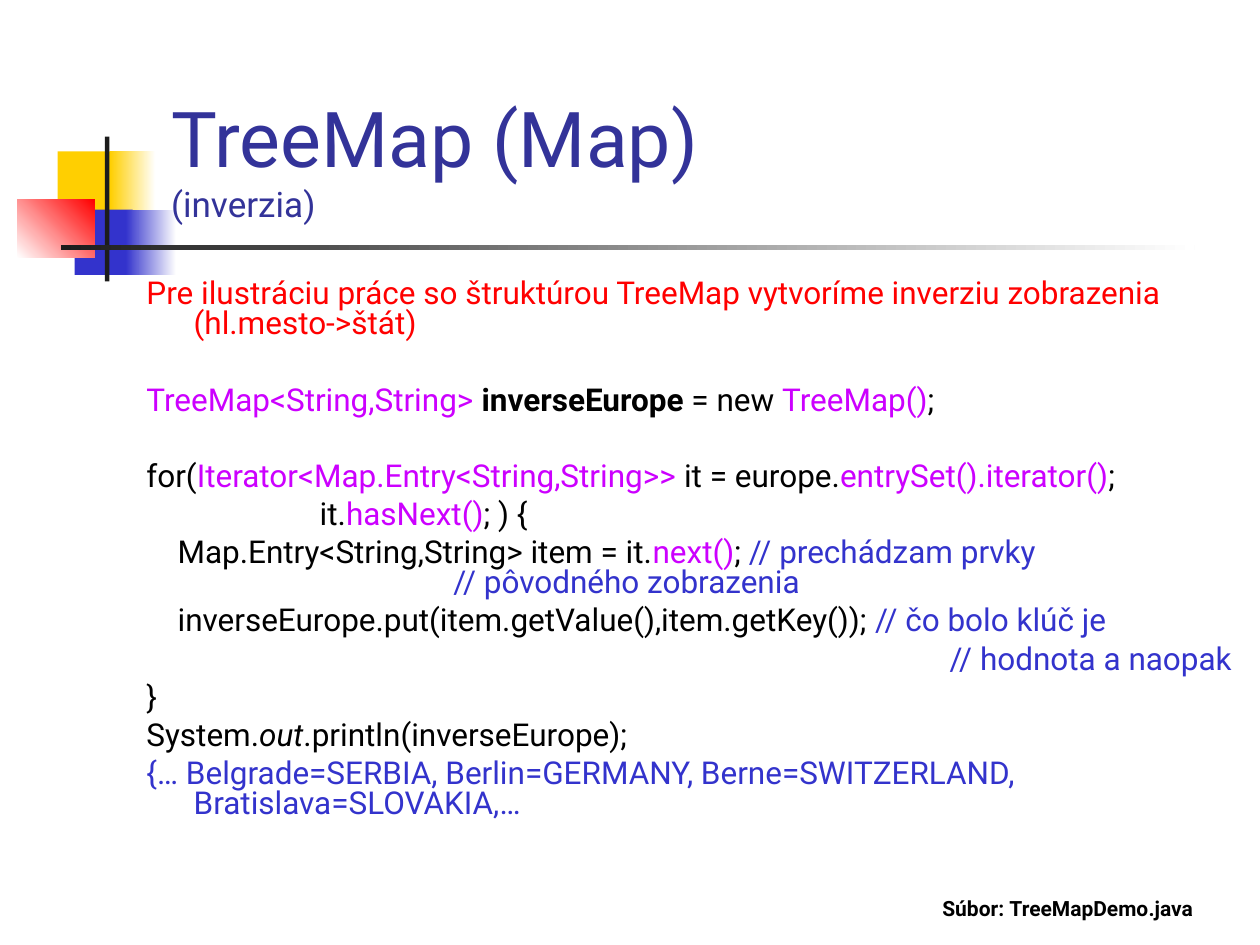
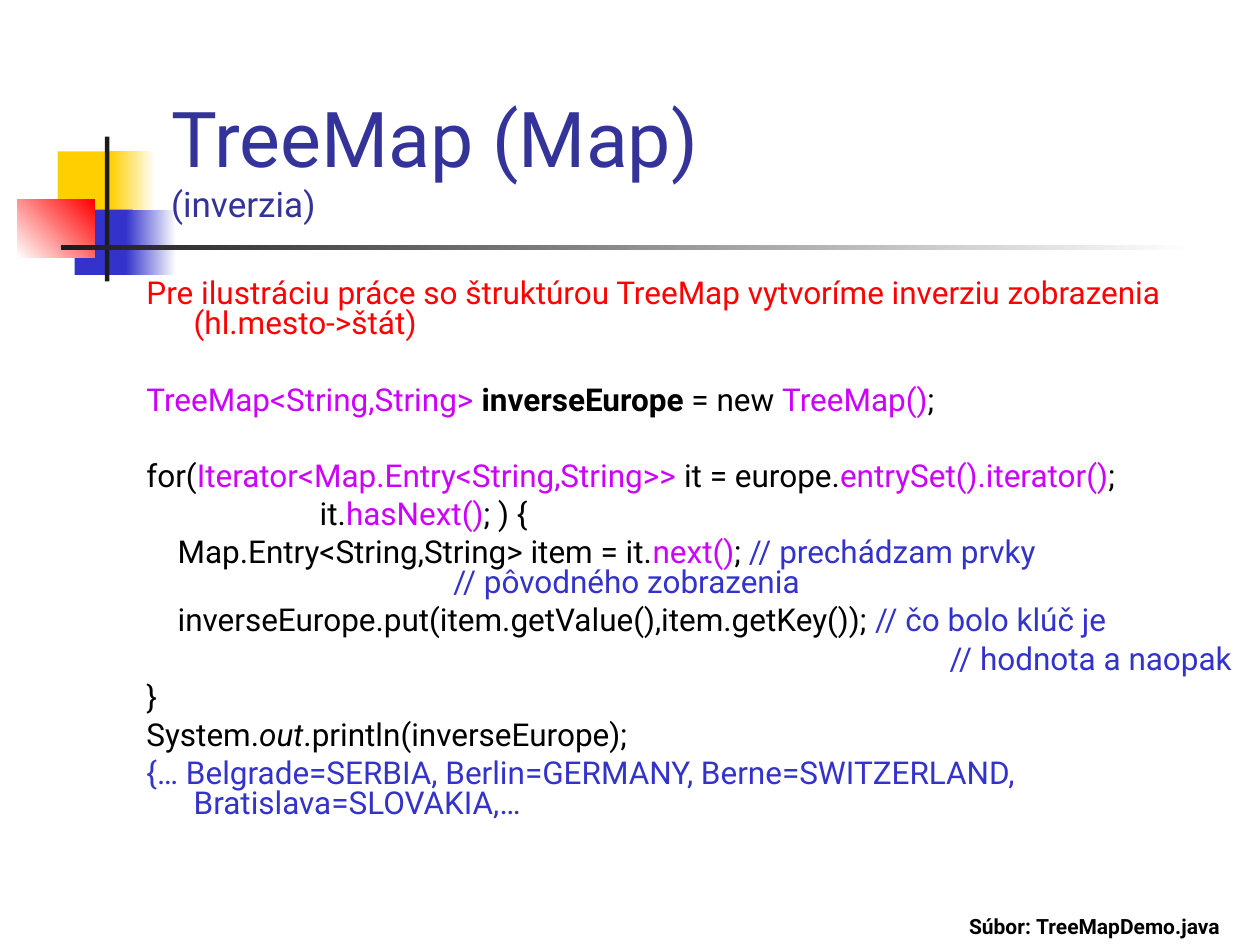
Before and after one commit to Programovanie4/Prednasky, a slide deck: slide 22 of 06/06_java.ppt. Drawn at 1260x945 pixels with LibreOffice and Linux fonts; fonts in the diff are those of the drawing. Boxes give left, top, right and bottom in pixels: in the first picture for what was removed or moved away, otherwise in the second. Text is boxed around its words. In the diff, an @@ line names an element or a change of style, - is before the commit and + after.

```diff
--- a/06/06_java.ppt
+++ b/06/06_java.ppt
@@ text "Súbor: TreeMapDemo.java": place and size @@
-text "Súbor: TreeMapDemo.java" at <box>942,900,1192,921</box>
+text "Súbor: TreeMapDemo.java" at <box>969,918,1219,939</box>
```
Also in this commit, not shown: 10 other slides changed, 3 other files.
